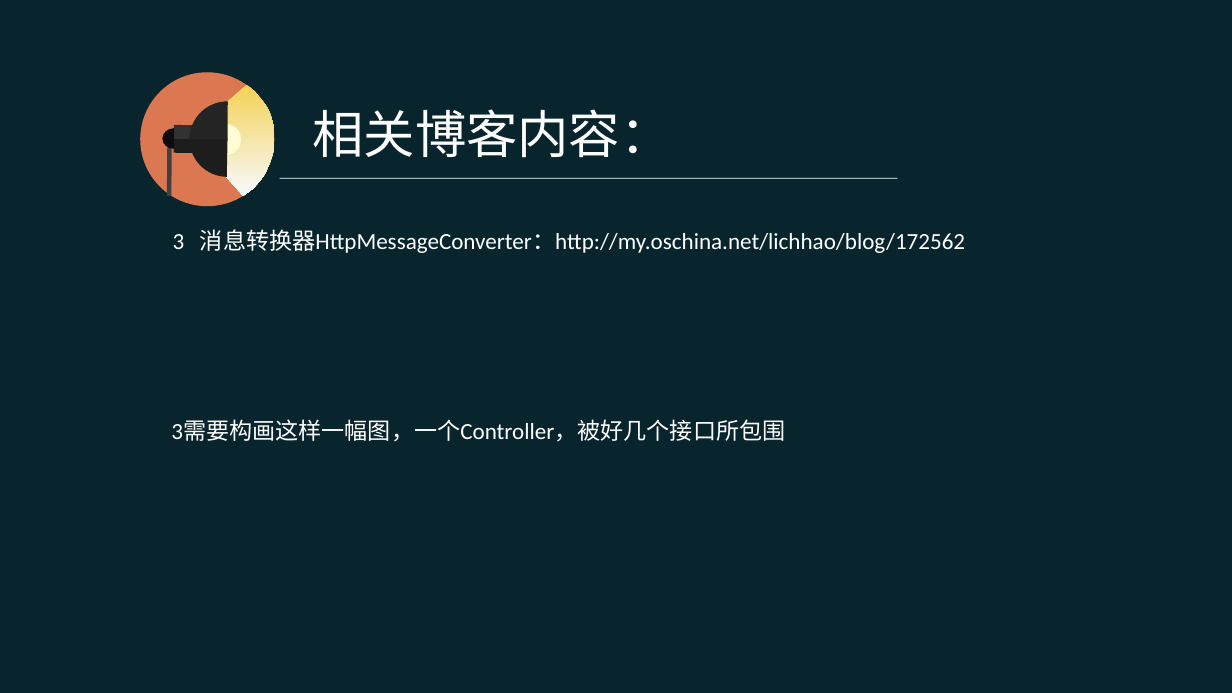
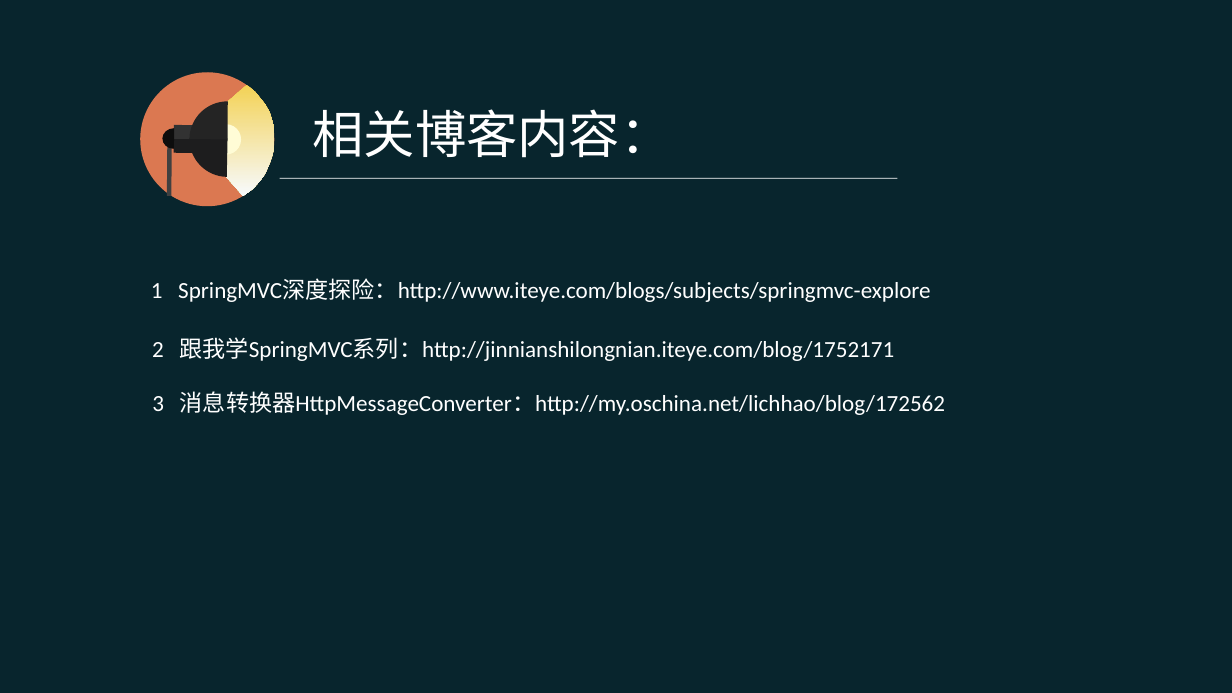
Before and after one commit to pingpangkuangmo/blog, a slide deck: slide 27 of 2015-4/SpringMVC的设计分享.ppt (slide 24 before the commit). Drawn at 1232x693 pixels with LibreOffice and Linux fonts; fonts in the diff are those of the drawing. Boxes give left, top, right and bottom in pixels: in the first picture for what was removed or moved away, otherwise in the second. Text is boxed around its words. In the diff, an @@ line names an element or a change of style, - is before the commit and + after.

Commit message:
SpringMVC ppt进行中

```diff
--- a/2015-4/SpringMVC的设计分享.ppt
+++ b/2015-4/SpringMVC的设计分享.ppt
@@ text added at (x1=151, y1=278, x2=931, y2=302), 18 pt, text #FFFFFF @@
+1 SpringMVC深度探险：http://www.iteye.com/blogs/subjects/springmvc-explore
@@ text added at (x1=152, y1=337, x2=895, y2=361), 18 pt, text #FFFFFF @@
+2 跟我学SpringMVC系列：http://jinnianshilongnian.iteye.com/blog/1752171
@@ text "3 消息转换器HttpMessageConverter：http://my.oschina.net/lichhao/bl ..." moved from (x1=173, y1=229, x2=965, y2=253) to (x1=152, y1=391, x2=945, y2=415) @@
@@ text removed at (x1=171, y1=419, x2=785, y2=442) @@
-3需要构画这样一幅图，一个Controller，被好几个接口所包围
```
Also in this commit, not shown: 22 other slides changed, 3 slides added.
